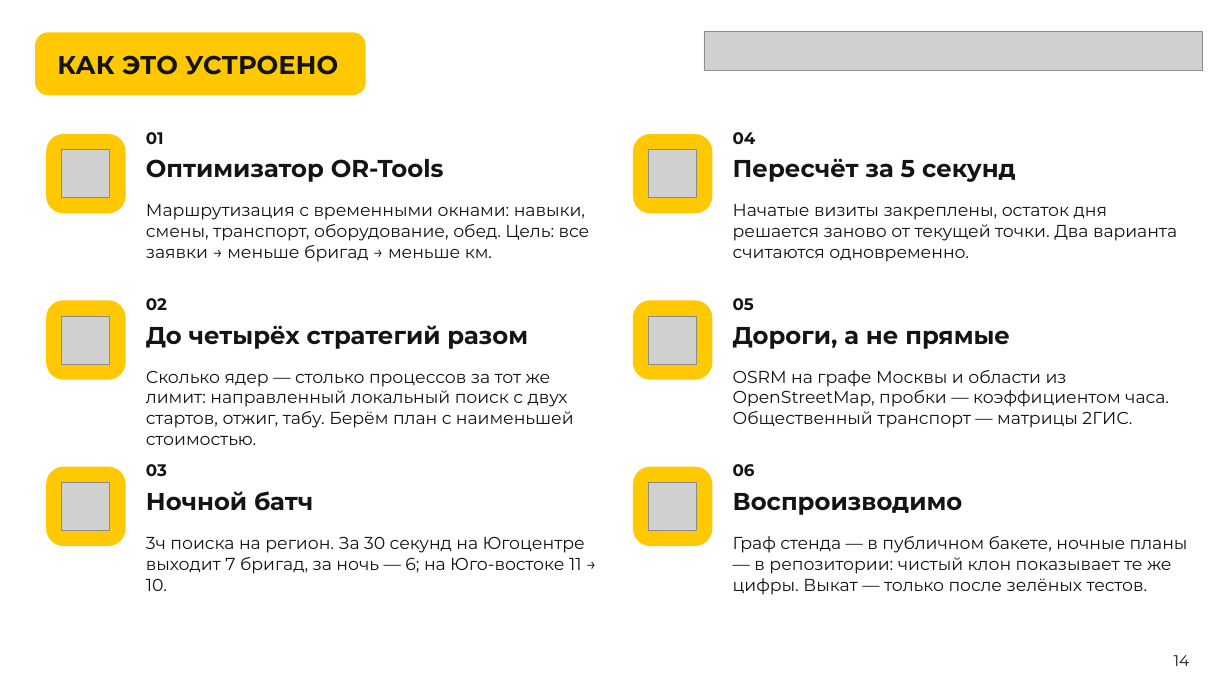
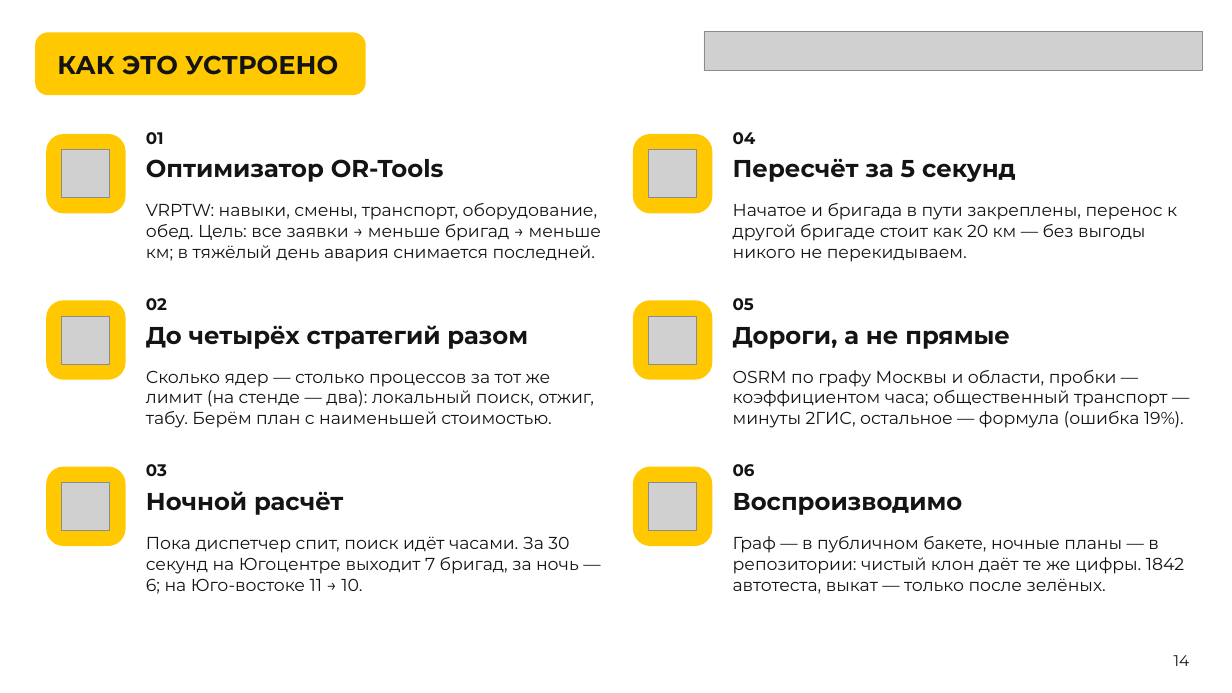
Before and after one commit to earlyr1/beeline-routing, a slide deck: slide 14 of ЛЦТ2026_Презентация_верные_обязательные_слайды.pptx. Drawn at 1232x693 pixels with LibreOffice and Linux fonts; fonts in the diff are those of the drawing; grey boxes stand for pictures. Boxes give left, top, right and bottom in pixels: in the first picture for what was removed or moved away, otherwise in the second. Text is boxed around its words. In the diff, an @@ line names an element or a change of style, - is before the commit and + after.

```diff
--- a/ЛЦТ2026_Презентация_верные_обязательные_слайды.pptx
+++ b/ЛЦТ2026_Презентация_верные_обязательные_слайды.pptx
@@ text at [146, 203, 601, 262]: text changed @@
-Маршрутизация с временными окнами: навыки, смены, транспорт, оборудование, обед. Цель: все заявки → меньше бригад → меньше км.
+VRPTW: навыки, смены, транспорт, оборудование, обед. Цель: все заявки → меньше бригад → меньше км; в тяжёлый день авария снимается последней.
@@ text at [733, 203, 1177, 262]: text changed @@
-Начатые визиты закреплены, остаток дня решается заново от текущей точки. Два варианта считаются одновременно.
+Начатое и бригада в пути закреплены, перенос к другой бригаде стоит как 20 км — без выгоды никого не перекидываем.
@@ text at [146, 370, 594, 428]: text changed @@
-Сколько ядер — столько процессов за тот же лимит: направленный локальный поиск с двух стартов, отжиг, табу. Берём план с наименьшей стоимостью.
+Сколько ядер — столько процессов за тот же лимит (на стенде — два): локальный поиск, отжиг, табу. Берём план с наименьшей стоимостью.
@@ text at [733, 370, 1184, 428]: text changed @@
-OSRM на графе Москвы и области из OpenStreetMap, пробки — коэффициентом часа. Общественный транспорт — матрицы 2ГИС.
+OSRM по графу Москвы и области, пробки — коэффициентом часа; общественный транспорт — минуты 2ГИС, остальное — формула (ошибка 19%).
@@ text at [146, 491, 343, 515]: text changed @@
-Ночной батч
+Ночной расчёт
@@ text at [146, 536, 579, 594]: text changed @@
-3ч поиска на регион. За 30 секунд на Югоцентре выходит 7 бригад, за ночь — 6; на Юго-востоке 11 → 10.
+Пока диспетчер спит, поиск идёт часами. За 30 секунд на Югоцентре выходит 7 бригад, за ночь — 6; на Юго-востоке 11 → 10.
@@ text at [733, 536, 1184, 594]: text changed @@
-Граф стенда — в публичном бакете, ночные планы — в репозитории: чистый клон показывает те же цифры. Выкат — только после зелёных тестов.
+Граф — в публичном бакете, ночные планы — в репозитории: чистый клон даёт те же цифры. 1842 автотеста, выкат — только после зелёных.
```
Also in this commit, not shown: 12 other slides changed, 36 other files.
